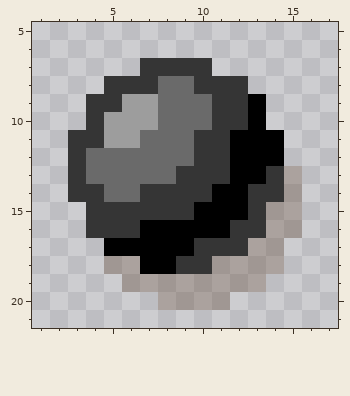
One commit to this pixel-art file: resources/asp+guide/stones/stone_stand.aseprite. The picture above was drawn from the file before the commit.
18x23 pixels, 1 frame. Shown: x 1..17, y 5..21.
Once edited:
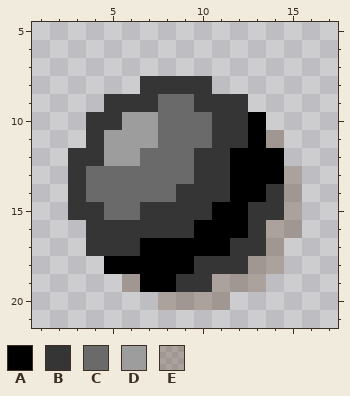
Palette (. is transparent): A #000000  B #353535  C #6a6a6a  D #9d9d9d  E #48240b41
The exact change:
y 7: x 7..10 BBBB -> ....
y 8: x 5..6 BB -> ..; x 8..9 CC -> BB; x 11..12 BB -> ..
y 9: x 4 B -> .; x 6..7 DD -> BB; x 10 C -> B; x 13 A -> .
y 10: x 5 D -> B
y 11: x 3 B -> .; x 7 C -> D; x 10 B -> C; x 12 A -> B; x 14 A -> E
y 12: x 4..6 CCC -> BDD
y 13: x 9 B -> C; x 14 B -> A
y 14: x 4 B -> C; x 7..8 BB -> CC; x 11 A -> B; x 13 B -> A
y 15: x 3 . -> B; x 5..6 BB -> CC; x 10 A -> B; x 14 E -> B
y 16: x 7..9 AAA -> BBB; x 12 B -> A
y 17: x 4..6 .AA -> BBB; x 10..11 BB -> AA; x 13 E -> B
y 18: x 5..6 EE -> AA; x 9 B -> A; x 11..12 EE -> BB
y 19: x 7..10 EEEE -> AABB
